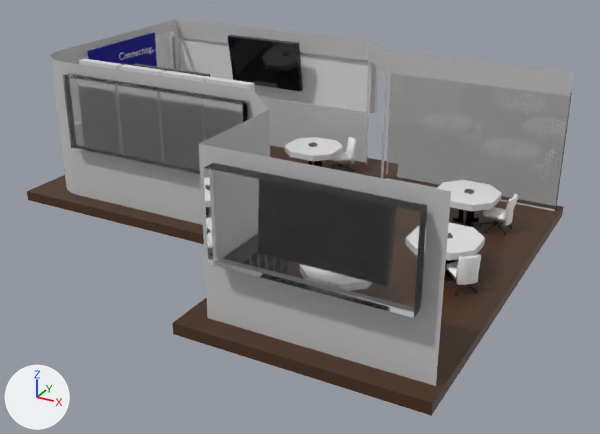
What one commit did to the glTF model static/glb/projetoInterSala.glb.
Camera for both pictures: a 50 mm lens placed at (64.8, -115.2, 58.9), pointed at (3.7, -4.2, 3.4). The axes (+X, +Y, +Z) are drawn at lower left. The lights are the same throughout. Where no turn or scale is listed for an object, it has been applied to the vertices. Vertices at the same position are counted once.
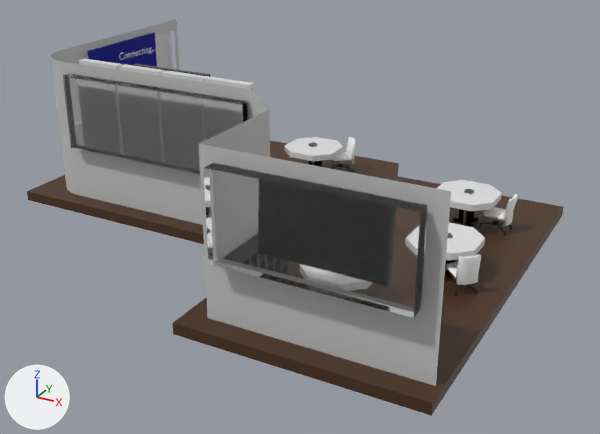
What differs and where, as boxes [x1, y1, x2, y2] in the pictures (600 x 434 px):
'Cube', reshaped (23% narrower): before [51, 19, 573, 386]; after [51, 19, 451, 386]
'Cube.004', deleted: before [386, 73, 572, 211]
'Cube.064', deleted: before [171, 32, 379, 113]
'Cube.005', deleted (black): before [228, 35, 303, 91]
part 1 of me_cube_004, deleted: before [177, 19, 573, 178]

The change, as a diff of the scene's bpy script:
```diff
--- a/static/glb/projetoInterSala.glb.py
+++ b/static/glb/projetoInterSala.glb.py
@@ me_cube_004 @@
 # used by ob_cube; location = (-32.6, 0.9, 14.0)
-me_cube_004.from_pydata(...)  # 473 vertices, 692 faces; spans x -12.3..72.1, y -37.1..28.8, z -12.3..12.3
+me_cube_004.from_pydata(...)  # 450 vertices, 662 faces; spans x -12.3..72.1, y -37.1..28.8, z -12.3..12.3
+# me_cube_004 part 1
+# 23 vertices are removed from x 32.7..72.1, y 21.6..28.8, z -12.3..12.3
+# 30 faces are deleted
 me_cube_004.materials.append(mat_material_parede)
@@ ob_cube_005 @@
-ob_cube_005 = bpy.data.objects.new('Cube.005', me_cube)
-ob_cube_005.location = (-21.8, 27.7, 19.8)
@@ ob_cube_004 @@
-ob_cube_004 = bpy.data.objects.new('Cube.004', me_cube_002)
-ob_cube_004.location = (39.2, 23.5, 2.6)
@@ ob_cube_064 @@
-ob_cube_064 = bpy.data.objects.new('Cube.064', me_cube_034)
-ob_cube_064.location = (-34.4, 30.7, 12.7)
```
